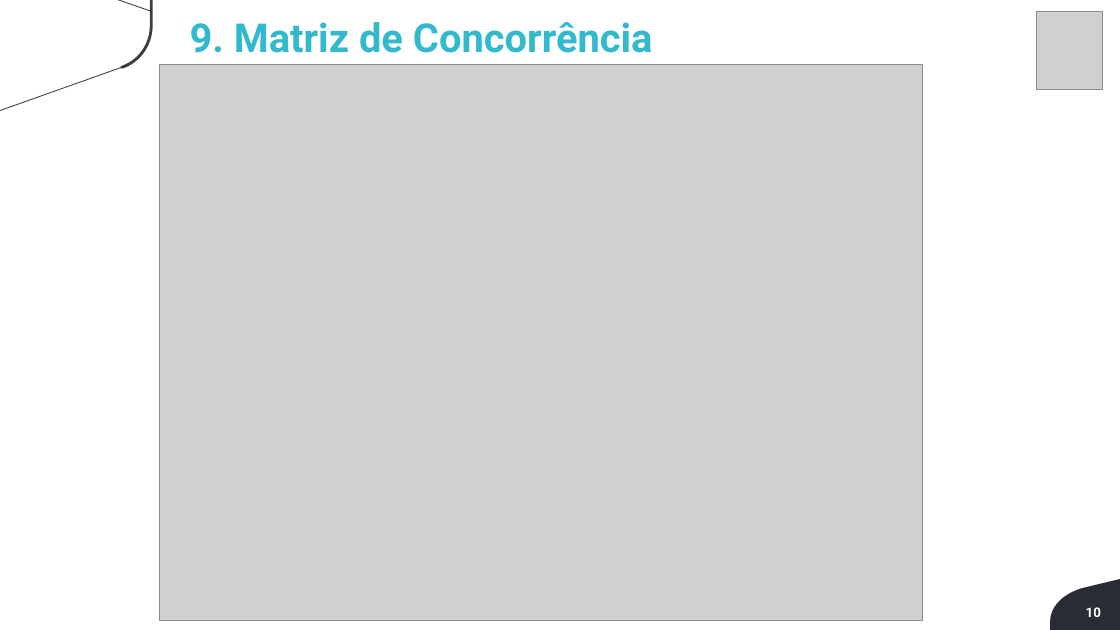
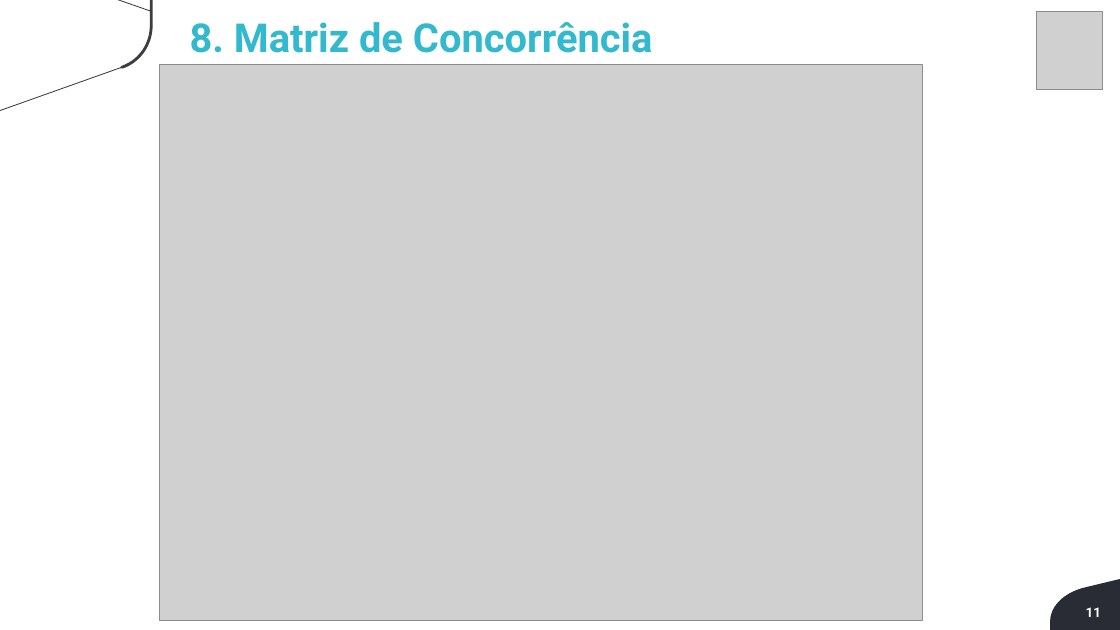
Before and after one commit to BandTec/Blood4Life, a slide deck: slide 11 of Blood4Life/4 Semestre/Sprint 1/Documentação/PPT/Apresentacao4ADSA_Sprint1_Blood4life.pptx (slide 10 before the commit). Drawn at 1120x630 pixels with LibreOffice and Linux fonts; fonts in the diff are those of the drawing; grey boxes stand for pictures; background and template pictures are left out. Boxes give left, top, right and bottom in pixels: in the first picture for what was removed or moved away, otherwise in the second. Text is boxed around its words. In the diff, an @@ line names an element or a change of style, - is before the commit and + after.

```diff
--- a/Blood4Life/4 Semestre/Sprint 1/Documentação/PPT/Apresentacao4ADSA_Sprint1_Blood4life.pptx
+++ b/Blood4Life/4 Semestre/Sprint 1/Documentação/PPT/Apresentacao4ADSA_Sprint1_Blood4life.pptx
@@ text at <box>190,22,653,53</box>: text changed @@
-9. Matriz de Concorrência
+8. Matriz de Concorrência
@@ page number at <box>1086,607,1101,617</box>: text changed @@
-10
+11
```
Also in this commit, not shown: 8 other slides changed, 2 slides added, 1 slide removed.
